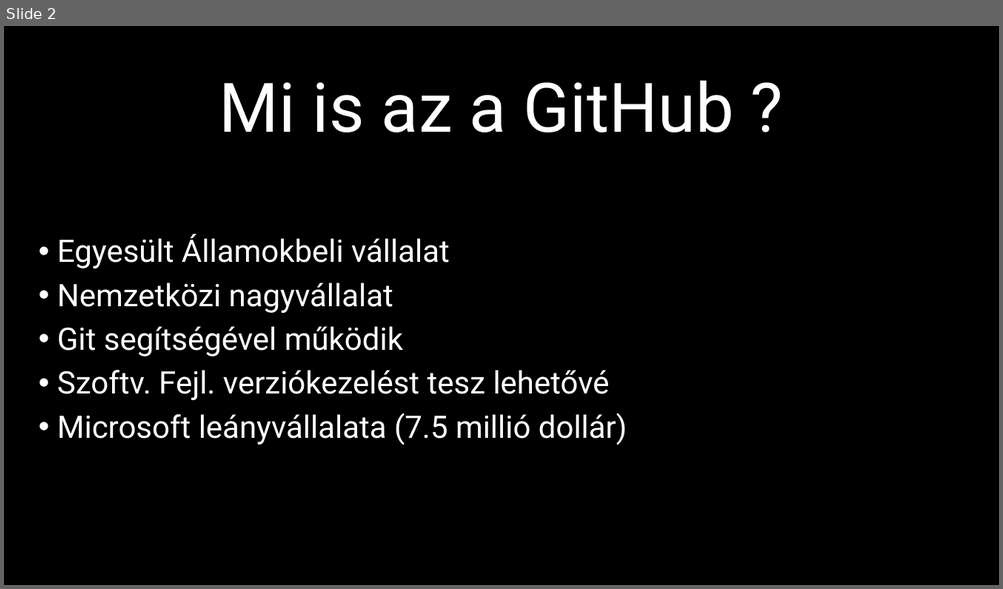
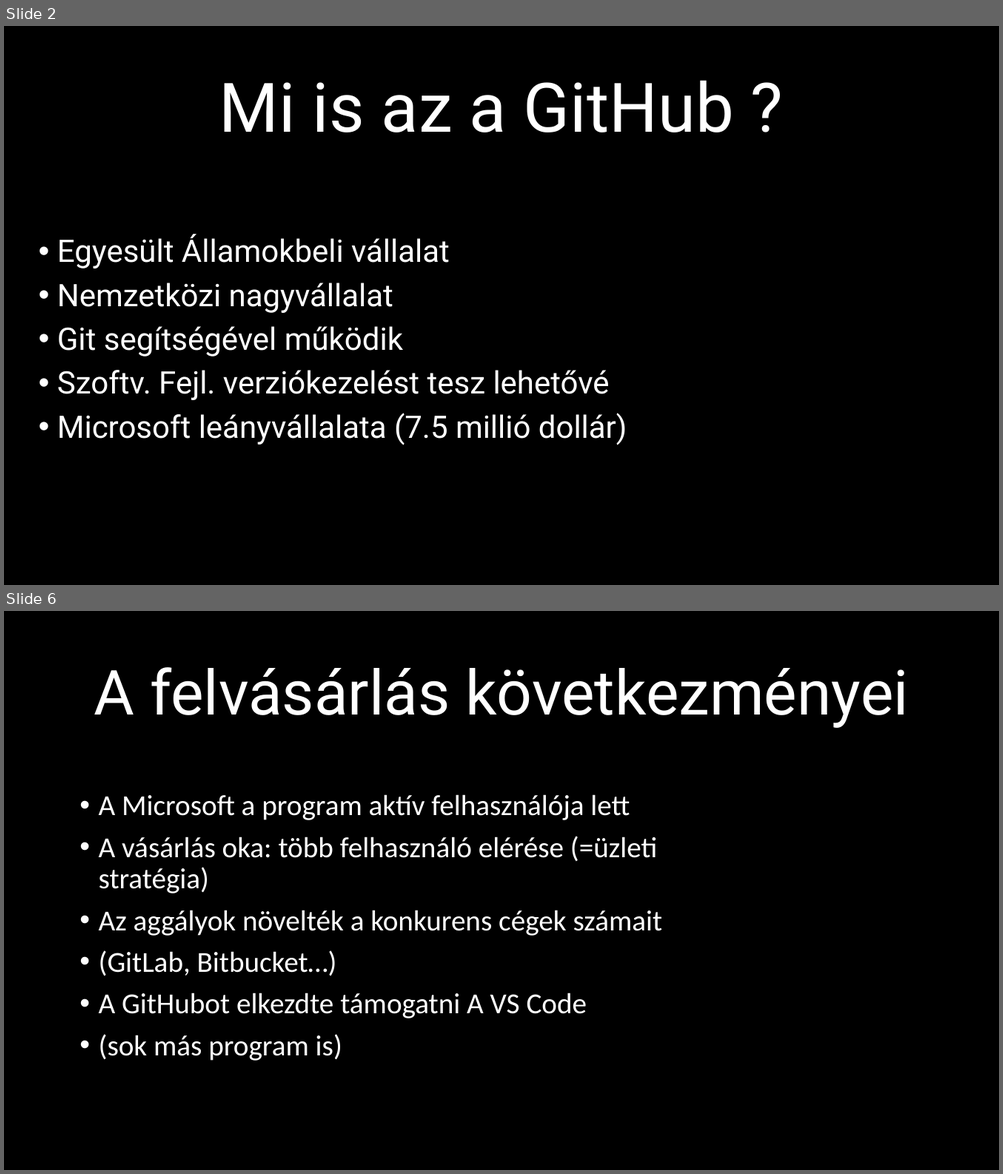
Before and after one commit to Zalan12/IKT-ppt, a slide deck: A GitHub.pptx. Shown one above the other, each under a label of ours: slide 2 before the commit, slides 2 and 6 after it; the slides between them are not shown. The pictures are 1003x589 and 1003x1174 pixels, drawn with LibreOffice and Linux fonts; fonts in the diff are those of the drawing. Boxes give left, top, right and bottom in pixels: in the first picture for what was removed or moved away, otherwise in the second. Text is boxed around its words. In the diff, an @@ line names an element or a change of style, - is before the commit and + after.

```diff
--- a/A GitHub.pptx
+++ b/A GitHub.pptx
@@ slide 6 added at (4,611,999,1170), background #000000 @@
@@ title added at (94,667,908,728), 60 pt, text #FFFFFF @@
+A felvásárlás következményei
@@ text added at (99,795,663,1061), 28 pt, text #FFFFFF @@
+• A Microsoft a program aktív felhasználója lett
+• A vásárlás oka: több felhasználó elérése (=üzleti stratégia)
+• Az aggályok növelték a konkurens cégek számait
+• (GitLab, Bitbucket…)
+• A GitHubot elkezdte támogatni A VS Code
+• (sok más program is)
```
Also in this commit, not shown: 1 slide changed, 4 other slides added.
